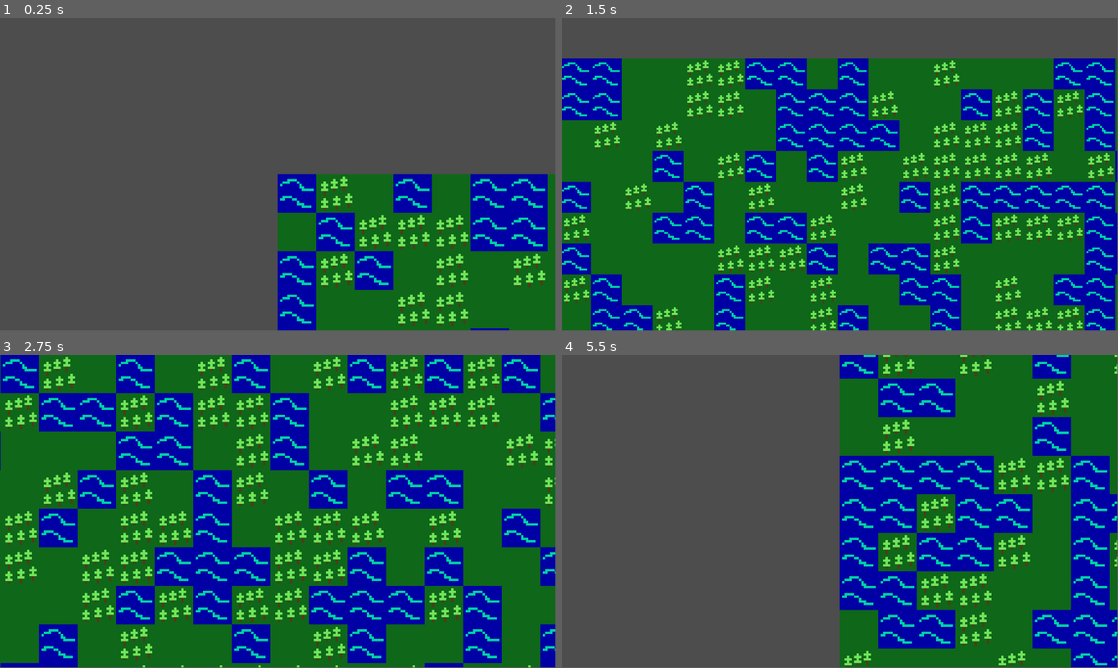
Above: before the commit, frames 1-4 (two rows, left to right).
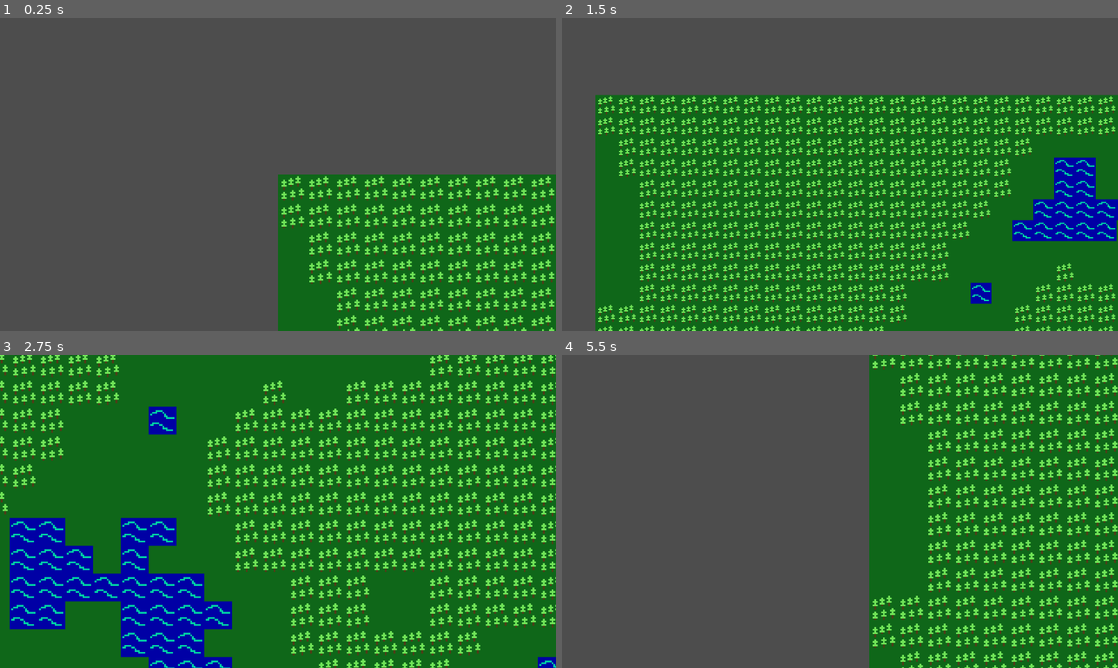
Above: after the commit, the same moments.

Repository: TenOndra1010/Pravek
Game: Godot game, scene res://Main.tscn
The game is run twice, just before and just after one commit, with the same random seed, the same clock (stepped at 60 frames per second) and the same inputs.
Inputs:
- Up to frame 1 (0.25 s): no input
- Up to frame 2 (1.5 s): tap Enter at 0.5 s; hold Right (ui_right) 0.53-1.28 s; hold + (zoom_in) 0.53-1.28 s; tap - (zoom_out) at 0.8, 1.35 s; hold Down (ui_down) from 1.28 s (still down)
- Up to frame 3 (2.75 s): tap + (zoom_in) at 1.55 s; release Down (ui_down) at 2.03 s; hold Right (ui_right) from 2.03 s (still down); hold + (zoom_in) from 2.03 s (still down); tap - (zoom_out) at 2.3 s
- Up to frame 4 (5.5 s): release Right (ui_right) at 2.78 s; release + (zoom_in) at 2.78 s; hold Up (ui_up) 2.78-3.53 s; tap - (zoom_out) at 2.85, 3.8, 4.35, 5.3 s; tap + (zoom_in) at 3.05, 4.55 s; hold + (zoom_in) 3.53-4.28 s; hold Left (ui_left) 3.53-5.03 s; hold Down (ui_down) from 5.03 s (still down); hold + (zoom_in) from 5.03 s (still down)
In our replay, the window is 799x449 before the commit and 800x450 after it. These sizes can differ from the game's own. Grey fills any space a smaller window leaves; there, only what the larger window draws over its background counts as a difference.

The runs differ from the first frame. In frame 1, 14% of the frame differs, in the area x 49-100%, y 49-100%; in frame 2, 53%; in frame 3, 55%, in the area x 0-100%, y 0-100%; in frame 4, 32%.

Commit message:
Realistic map generation

Diff:
--- a/camera_2d.gd
+++ b/camera_2d.gd
@@ -1,12 +1,13 @@
 extends Camera2D
 
-@export var move_speed := 300.0
+@export var base_speed := 1000.0
 
-var zoom_levels := [Vector2(5, 5), Vector2(4, 4), Vector2(3, 3)]
+var zoom_levels := [Vector2(4, 4), Vector2(3, 3), Vector2(2, 2)]
 var zoom_index := 0
+var move_speed := base_speed
 
 func _ready():
-	zoom = zoom_levels[zoom_index]
+	apply_zoom()
 
 func _process(delta):
 	handle_movement(delta)
@@ -34,4 +35,8 @@
 
 func change_zoom(direction: int):
 	zoom_index = clamp(zoom_index + direction, 0, zoom_levels.size() - 1)
+	apply_zoom()
+
+func apply_zoom():
 	zoom = zoom_levels[zoom_index]
+	move_speed = base_speed / zoom.x
--- a/project.godot
+++ b/project.godot
@@ -14,6 +14,12 @@
 run/main_scene="uid://clts75qst04ex"
 config/features=PackedStringArray("4.4", "Forward Plus")
 config/icon="res://icon.svg"
+
+[display]
+
+window/size/viewport_width=1280
+window/size/viewport_height=720
+window/size/mode=3
 
 [input]
 
--- a/tile_map.gd
+++ b/tile_map.gd
@@ -1,25 +1,38 @@
 extends TileMap
 
-const MAP_WIDTH := 50
-const MAP_HEIGHT := 80
+const MAP_WIDTH := 100
+const MAP_HEIGHT := 60
 
-# IDs of the tiles you want to randomly use
-# Format: (source_id, atlas_coords)
-var tile_options := [
-	Vector2i(0, 0), # Tile A (atlas coordinates)
-	Vector2i(1, 0), # Tile B
-	Vector2i(2, 0), # Tile C
-]
+const WATER_THRESHOLD := 0.25
+const FOREST_THRESHOLD := 0.4
 
 const TILE_SOURCE_ID := 0
 
+# Tile atlas coordinates
+const WATER_TILE := Vector2i(0, 0)
+const GRASS_TILE := Vector2i(1, 0)
+const FOREST_TILE := Vector2i(2, 0)
+
+var noise := FastNoiseLite.new()
+
 func _ready():
+	noise.seed = randi()
+	noise.frequency = 0.05
+	noise.noise_type = FastNoiseLite.TYPE_SIMPLEX
+	noise.fractal_octaves = 4
+
 	generate_random_map()
 
 func generate_random_map():
-	randomize()
-
 	for x in MAP_WIDTH:
 		for y in MAP_HEIGHT:
-			var tile_coords:Vector2i = tile_options[randi() % tile_options.size()]
-			set_cell(0, Vector2i(x, y), TILE_SOURCE_ID, tile_coords)
+			var value := noise.get_noise_2d(x, y)
+			value = (value + 1.0) / 2.0
+
+			var atlas_coords := GRASS_TILE
+			if value < WATER_THRESHOLD:
+				atlas_coords = WATER_TILE
+			elif value > FOREST_THRESHOLD:
+				atlas_coords = FOREST_TILE
+
+			set_cell(0, Vector2i(x, y), TILE_SOURCE_ID, atlas_coords)
